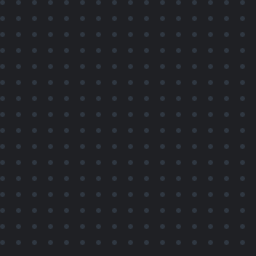
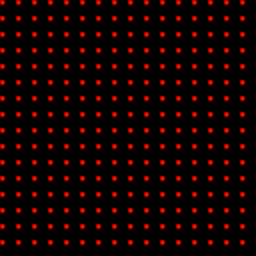
Two versions of the same layered image (256x256). Layer-by-layer changes:
moved "Rectangle 1" into group "R", painted on it over [0, 0, 256, 256]
moved "Rectangle 2" into group "B", painted on it over [0, 0, 256, 256]
painted on "Layer 1" over [0, 0, 256, 256]
